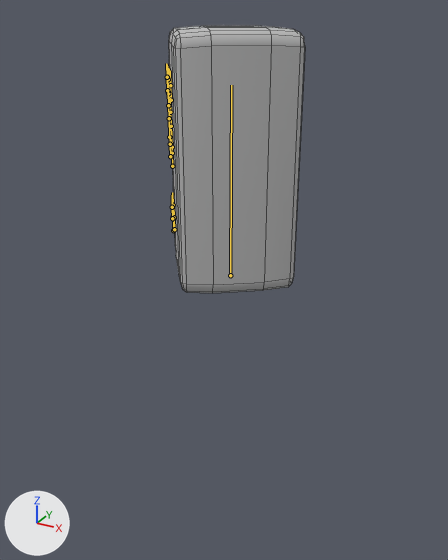
What one commit did to the FBX model Assets/- Asset Store/Custom/Characters/Source/Animations.fbx.
Rendered twice from a 50 mm camera at (0.86, -1.611, 1.19) aimed at (-0.012, -0.026, 0.398). The axes (+X, +Y, +Z) are drawn at lower left. The lights are the same throughout. Both versions are drawn at frame 29 of the action 'Armature_Player|Ability_AscendDescend'; the numbers are the values there. The bones that bend it are drawn over the model as lines. Mesh edges are drawn as thin lines.
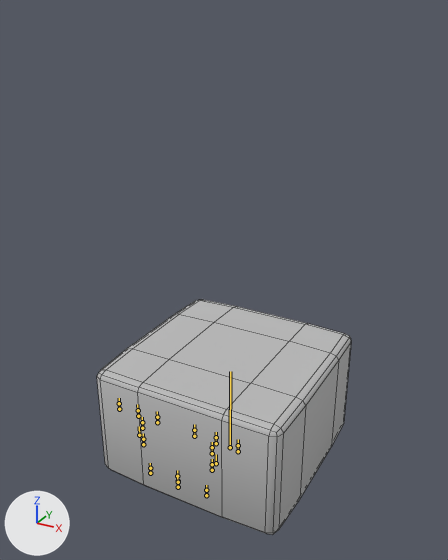
What the commit changed:
Bone 'Root' (bone_root) moves from (0.0, 0.6802, 0.0006) to (0.0, 0.0, 0.0).
Bone 'Root' (bone_root) turns from (0, -54, 0) to (0, 0, 0) degrees about its own x, y and z.
Bone 'Root' (bone_root) is rescaled from (0.64, 1.36, 0.64) to (1.25, 0.75, 1.25).

Changed parts and their boxes [x1, y1, x2, y2] in the pictures (448 x 560 px):
'Cube', posed (86% wider, 12% shorter): before [169, 26, 305, 293]; after [97, 300, 351, 534]
bone 'Root', root to tip: before (230, 275) to (231, 85); after (230, 447) to (230, 371)
